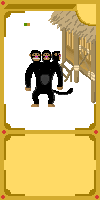
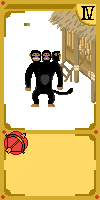
Before/after of a 100 x 200 layered artwork. What changed in the layer stack:
added layer "Capa de pintura 2" (1st of 2) above "4" over [4, 131, 28, 155]
added layer "4" above "marco" over [81, 6, 95, 20]
